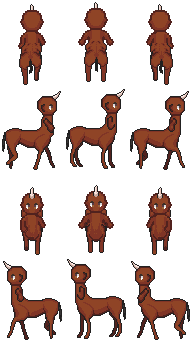
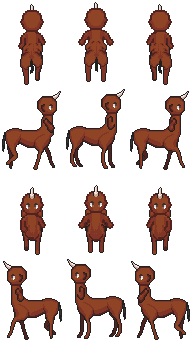
Layer changes from the first w=192, h=340 image to the second:
painted on "horse-brown" over box(19, 43, 173, 85)
